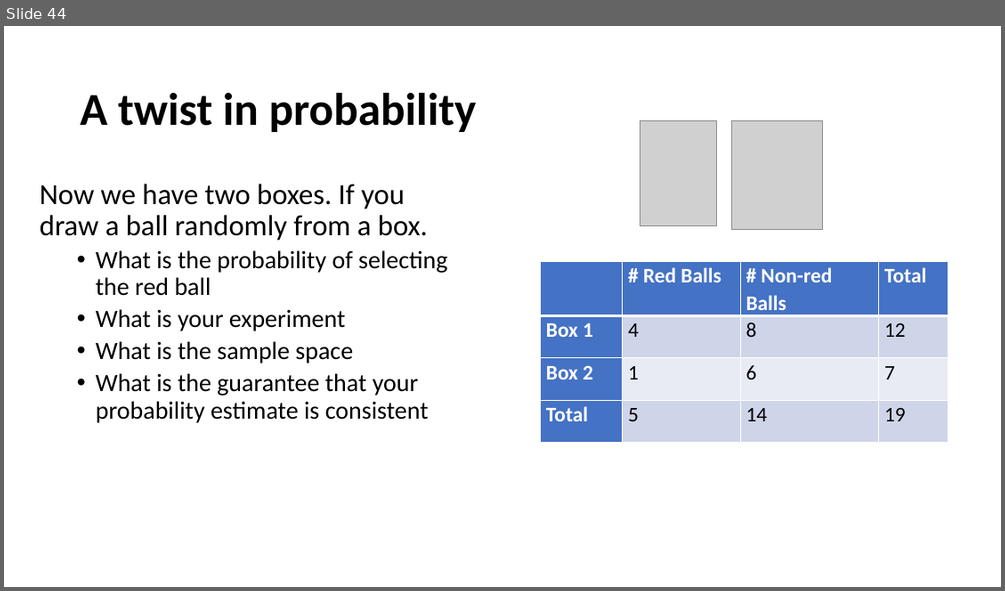
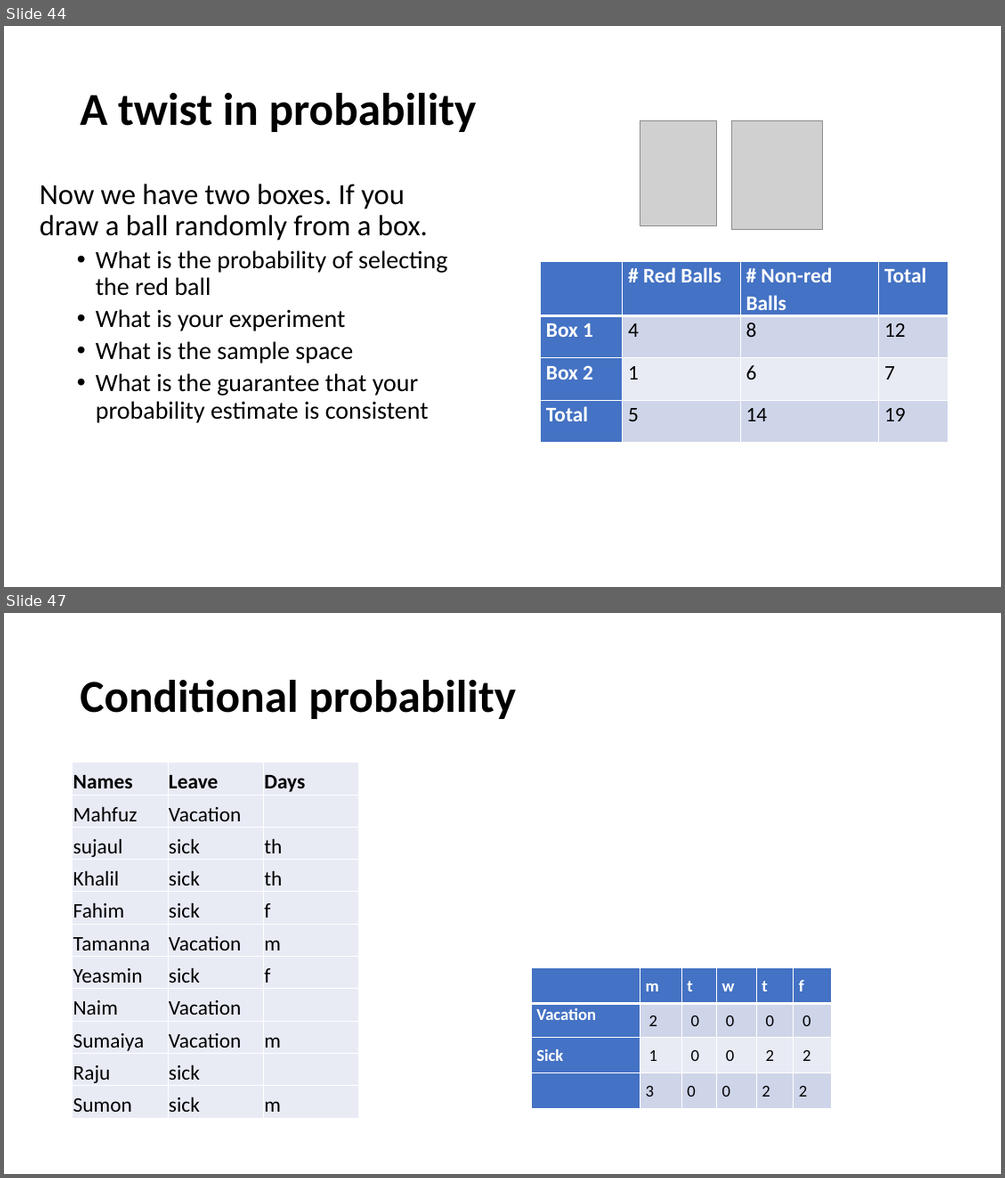
Before and after one commit to yushuf/TeamBeta, a slide deck: Presentation.pptx. Shown one above the other, each under a label of ours: slide 44 before the commit, slides 44 and 47 after it; the slides between them are not shown. The pictures are 1005x591 and 1005x1178 pixels, drawn with LibreOffice and Linux fonts; fonts in the diff are those of the drawing; grey boxes stand for pictures. Boxes give left, top, right and bottom in pixels: in the first picture for what was removed or moved away, otherwise in the second. Text is boxed around its words. In the diff, an @@ line names an element or a change of style, - is before the commit and + after.

```diff
--- a/Presentation.pptx
+++ b/Presentation.pptx
@@ slide 47 added at box(4, 613, 1001, 1174), background #FFFFFF @@
@@ title added at box(80, 680, 516, 719), 44 pt, text #000000, bold @@
+Conditional probability
@@ table added at box(73, 763, 360, 1119), 11 rows, 3 columns @@
+Names | Leave | Days
+Mahfuz | Vacation | 
+sujaul | sick | th
+Khalil | sick | th
+Fahim | sick | f
+Tamanna | Vacation | m
+Yeasmin | sick | f
+Naim | Vacation | 
+Sumaiya | Vacation | m
+Raju | sick | 
+Sumon | sick | m
@@ table added at box(531, 967, 832, 1108), 4 rows, 6 columns @@
+ | m | t | w | t | f
+Vacation | 2 | 0 | 0 | 0 | 0
+Sick | 1 | 0 | 0 | 2 | 2
+ | 3 | 0 | 0 | 2 | 2
```
Also in this commit, not shown: 2 slides changed.
